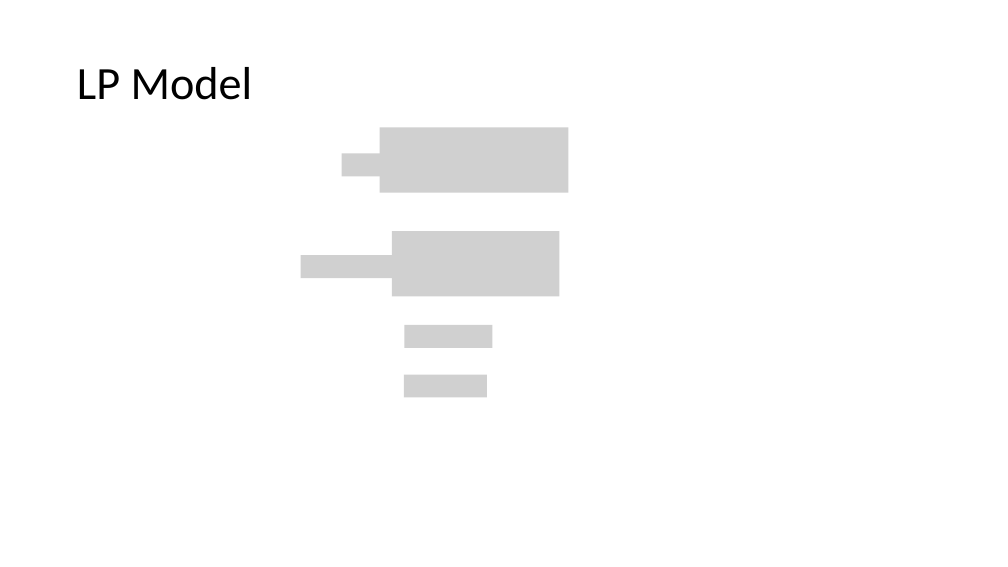
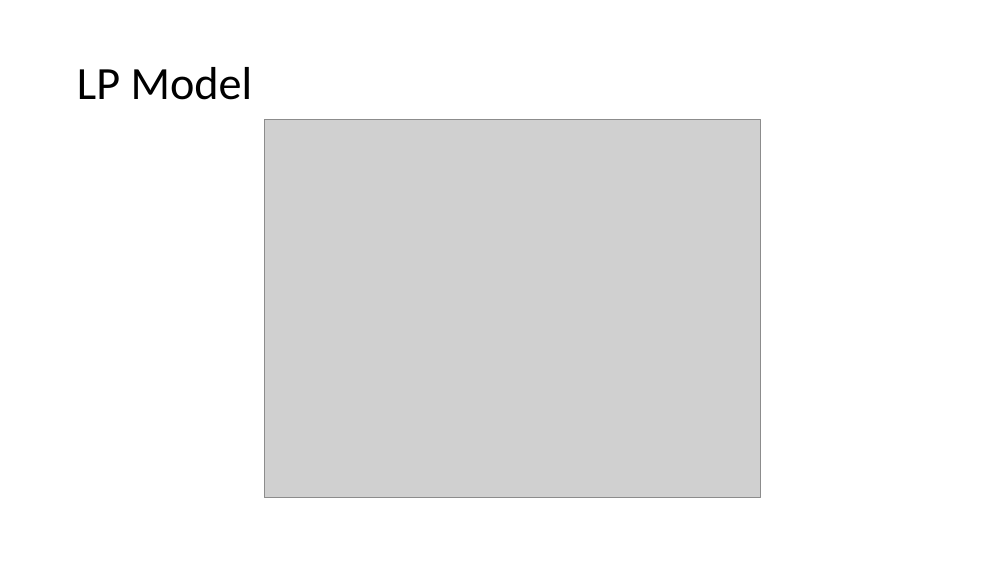
Before and after one commit to AndeyNunes/educationDEA, a slide deck: slide 20 of Project Presentation.pptx (slide 16 before the commit). Drawn at 1008x567 pixels with LibreOffice and Linux fonts; fonts in the diff are those of the drawing; grey boxes stand for pictures. Boxes give left, top, right and bottom in pixels: in the first picture for what was removed or moved away, otherwise in the second. Text is boxed around its words. In the diff, an @@ line names an element or a change of style, - is before the commit and + after.

```diff
--- a/Project Presentation.pptx
+++ b/Project Presentation.pptx
@@ picture added at <box>264,119,761,498</box> @@
@@ picture removed at <box>380,128,569,193</box> @@
@@ picture removed at <box>342,154,389,176</box> @@
@@ picture removed at <box>392,231,559,296</box> @@
@@ picture removed at <box>301,256,392,278</box> @@
@@ picture removed at <box>405,325,492,348</box> @@
@@ picture removed at <box>404,374,487,397</box> @@
```
Also in this commit, not shown: 3 other slides changed, 8 slides added, 2 slides removed.
